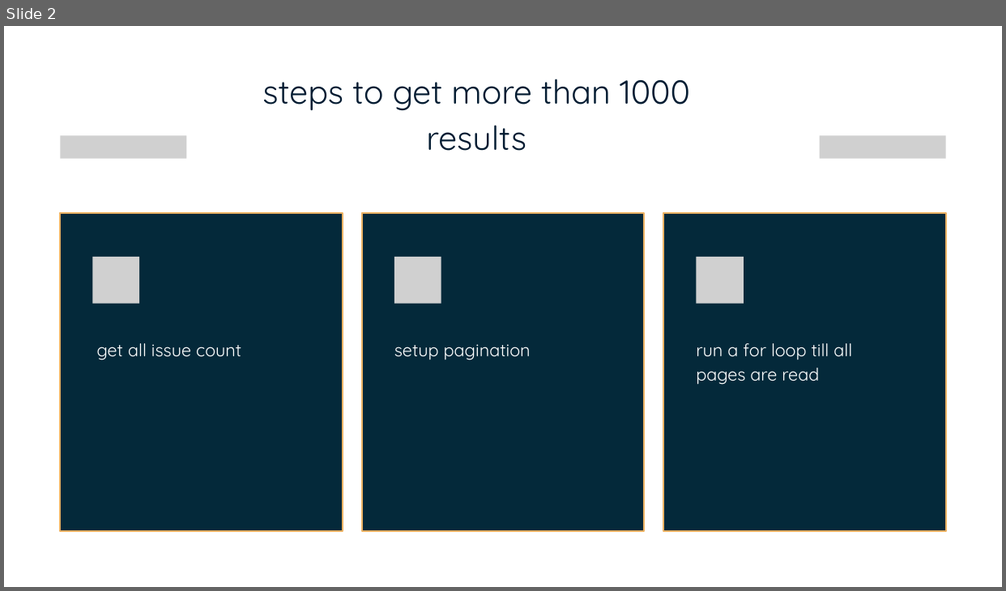
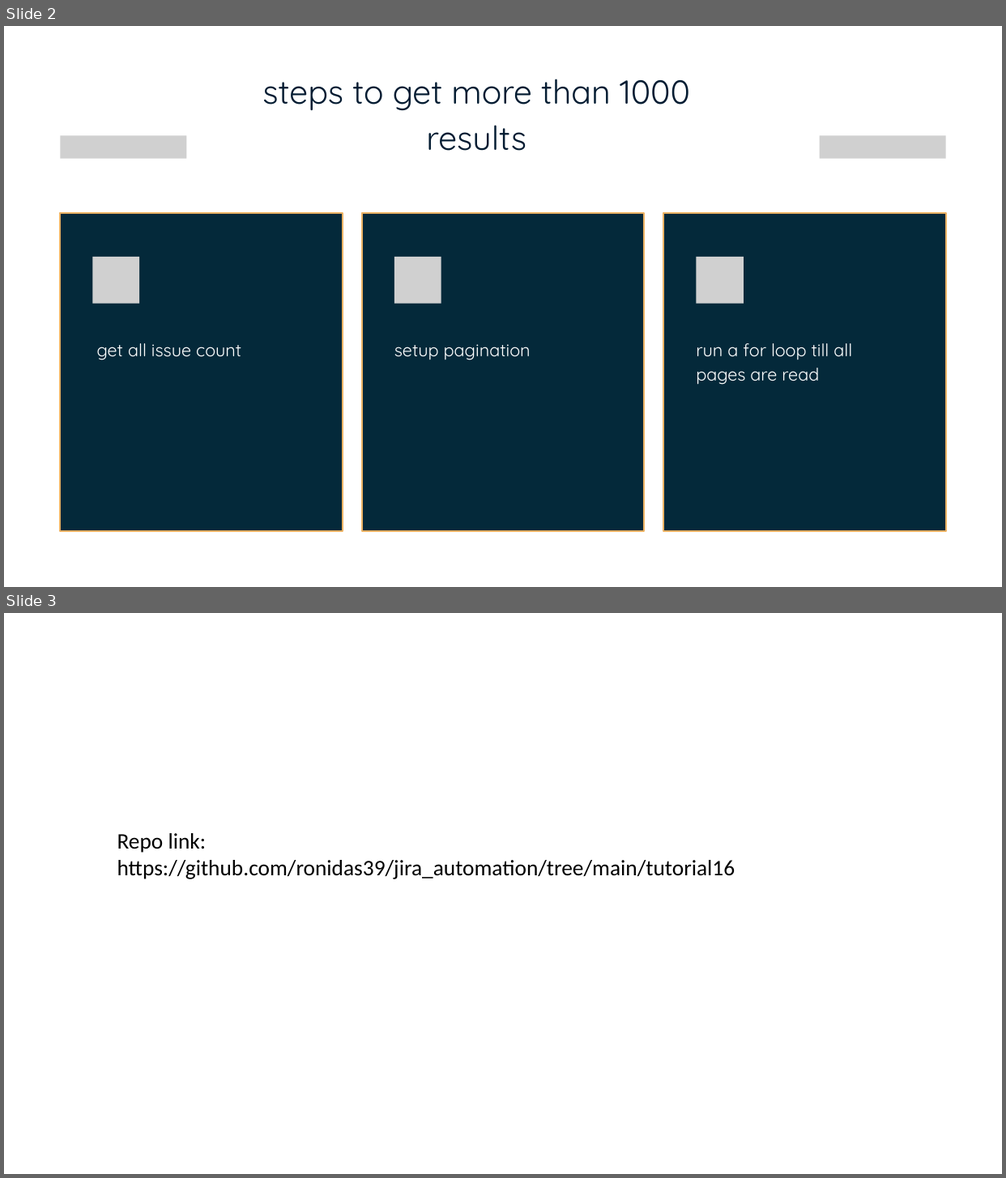
Before and after one commit to ronidas39/jira_automation, a slide deck: tutorial16/tutorial16.pptx. Shown one above the other, each under a label of ours: slide 2 before the commit, slides 2 and 3 after it. The pictures are 1006x591 and 1006x1178 pixels, drawn with LibreOffice and Linux fonts; fonts in the diff are those of the drawing; grey boxes stand for pictures. Boxes give left, top, right and bottom in pixels: in the first picture for what was removed or moved away, otherwise in the second. Text is boxed around its words. In the diff, an @@ line names an element or a change of style, - is before the commit and + after.

Commit message:
link

```diff
--- a/tutorial16/tutorial16.pptx
+++ b/tutorial16/tutorial16.pptx
@@ slide 3 added at box(4, 613, 1002, 1174), background #FFFFFF @@
@@ text added at box(117, 833, 735, 879), 32 pt, text #000000 @@
+Repo link:
+https://github.com/ronidas39/jira_automation/tree/main/tutorial16
```
Also in this commit, not shown: 1 slide changed, 1 other file.
